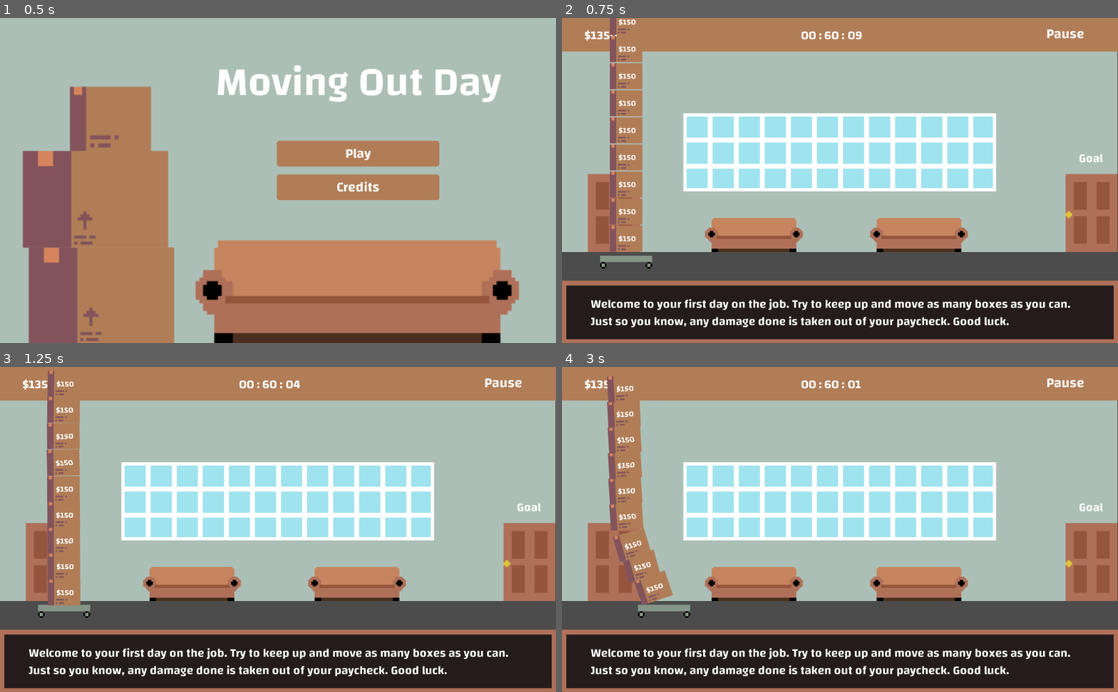
Above: before the commit, frames 1-4 (two rows, left to right).
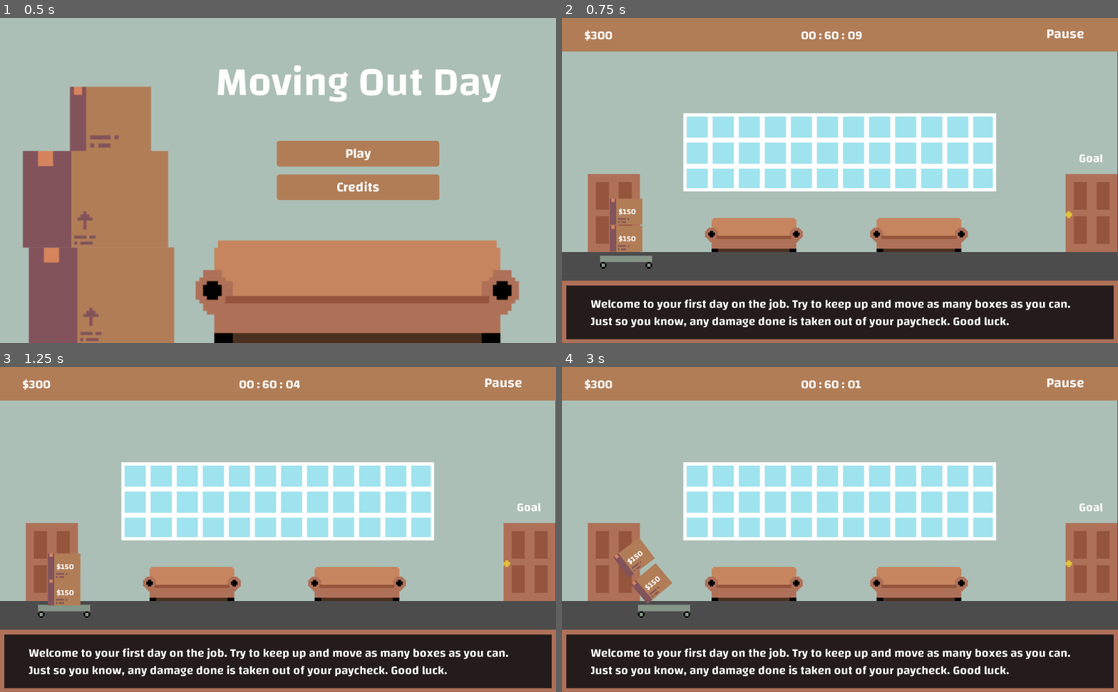
Above: after the commit, the same moments.

Repository: JMixson/moving-out-day
Game: Godot game, scene res://Scenes/Main_Menu.tscn
Same seed, same stepped clock (60 frames per second), same inputs: the game is played once before the commit and once after it.
Inputs:
- Up to frame 1 (0.5 s): no input
- Up to frame 2 (0.75 s): click "Play" at 0.5 s
- Up to frame 3 (1.25 s): no input
- Up to frame 4 (3 s): click "Pause" at 1.25 s; click "Restart Level" at 2 s; hold Right (ui_right) from 2.78 s (still down)

Frame 1 is identical in both runs. In frame 2, 2.7% of the frame differs, in the area x 5-15%, y 0-56%; in frame 3, 2.8%; in frame 4, 3.2%, in the area x 5-20%, y 2-74%.

Commit message:
Update starting box number

Diff:
--- a/Scripts/Level.gd
+++ b/Scripts/Level.gd
@@ -7,7 +7,7 @@
 
 func _ready():
 	set_process(true)
-	spawn_boxes(Global.level_num + 8)
+	spawn_boxes(Global.level_num + 1)
 
 
 func _process(delta):
